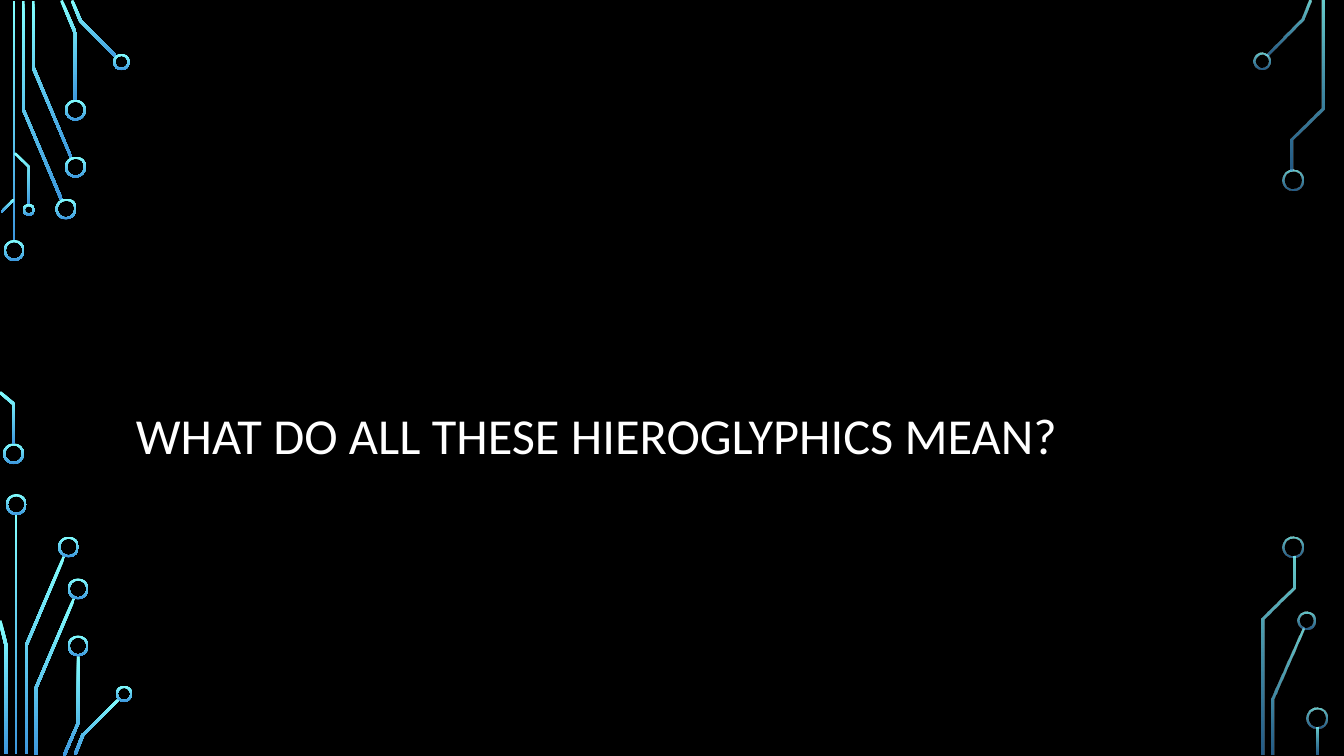
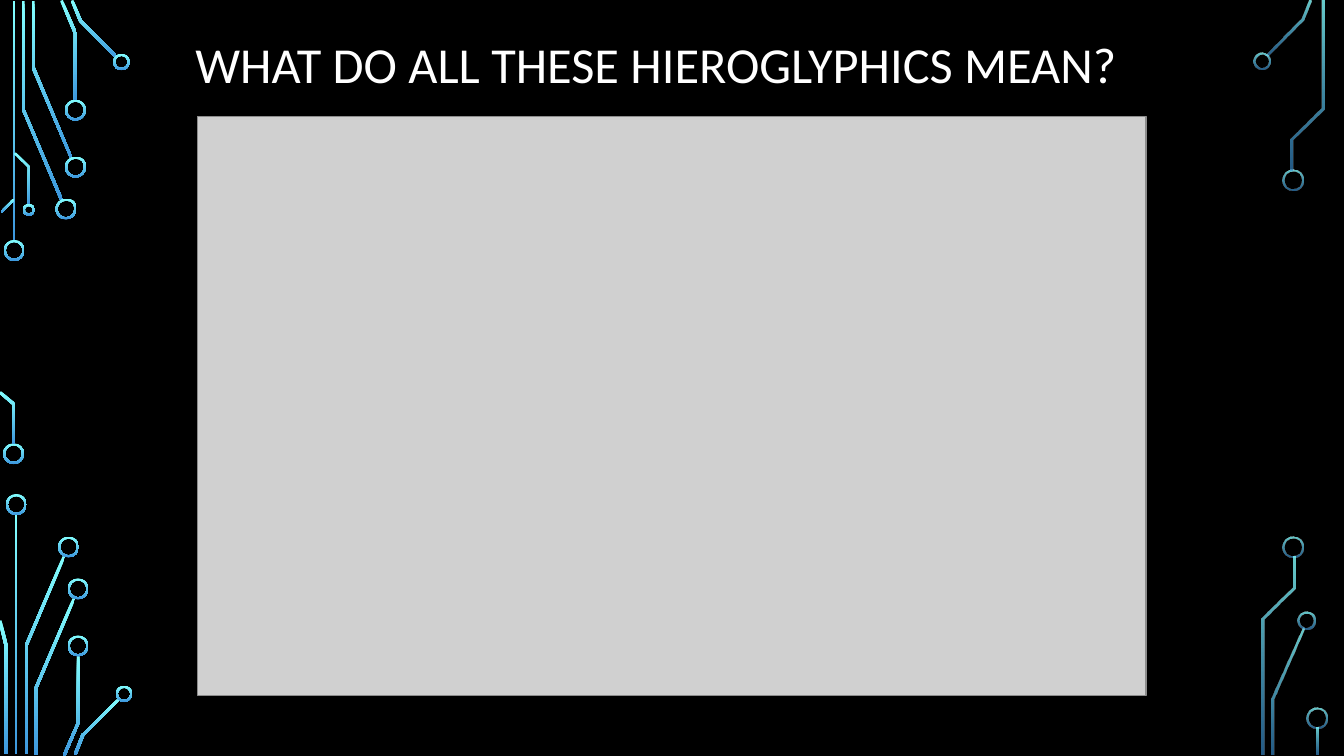
Before and after one commit to pulcher/electronics-for-programmers, a slide deck: slide 2 of e4p-presentation.pptx (slide 4 before the commit). Drawn at 1344x756 pixels with LibreOffice and Linux fonts; fonts in the diff are those of the drawing; grey boxes stand for pictures; background and template pictures are left out. Boxes give left, top, right and bottom in pixels: in the first picture for what was removed or moved away, otherwise in the second. Text is boxed around its words. In the diff, an @@ line names an element or a change of style, - is before the commit and + after.

```diff
--- a/e4p-presentation.pptx
+++ b/e4p-presentation.pptx
@@ title "WHAT DO ALL THESE HIEROGLYPHICS ...": place and size @@
-title "WHAT DO ALL THESE HIEROGLYPHICS ..." at bbox=[136, 419, 1057, 455]
+title "WHAT DO ALL THESE HIEROGLYPHICS ..." at bbox=[195, 48, 1116, 84]
@@ picture added at bbox=[198, 116, 1146, 695] @@
```
Also in this commit, not shown: 2 other slides changed, 11 slides added, 2 slides removed.
